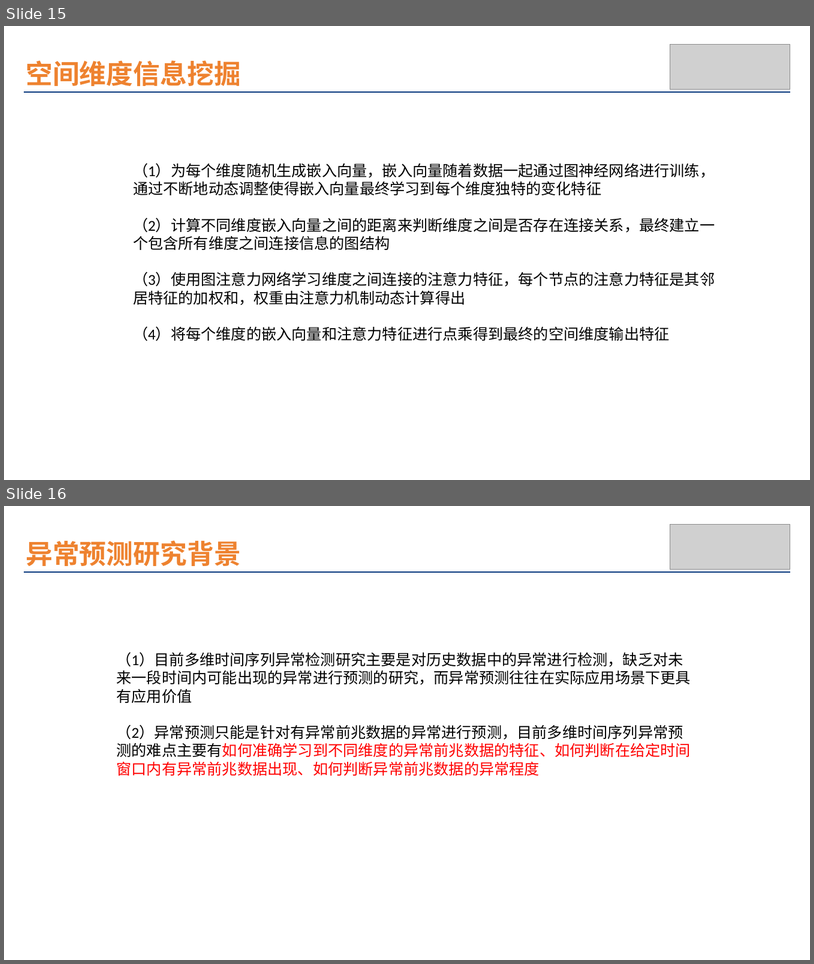
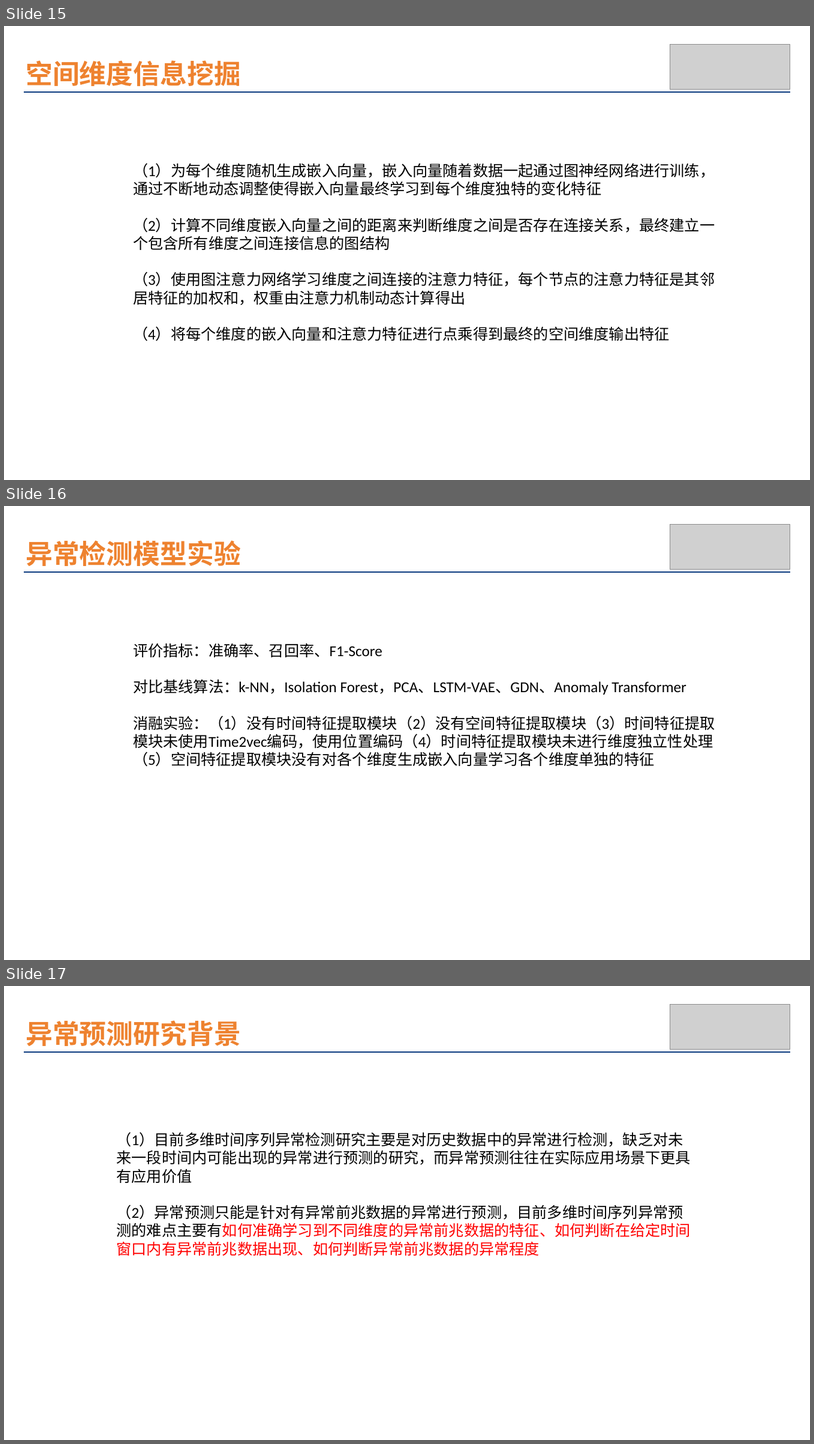
Before and after one commit to wuchenhu98/lunwen, a slide deck: 论文插图.pptx. Shown one above the other, each under a label of ours: slides 15 and 16 before the commit, slides 15, 16 and 17 after it. The pictures are 814x964 and 814x1444 pixels, drawn with LibreOffice and Linux fonts; fonts in the diff are those of the drawing; grey boxes stand for pictures. Boxes give left, top, right and bottom in pixels: in the first picture for what was removed or moved away, otherwise in the second. Text is boxed around its words. In the diff, an @@ line names an element or a change of style, - is before the commit and + after.

```diff
--- a/论文插图.pptx
+++ b/论文插图.pptx
@@ slide 16 added at (x1=4, y1=506, x2=810, y2=960), background #FFFFFF @@
@@ text added at (x1=26, y1=540, x2=241, y2=566), 32 pt, text #EE822F, bold @@
+异常检测模型实验
@@ picture added at (x1=671, y1=524, x2=791, y2=569) @@
@@ line added from (24, 572) to (791, 572), #09397E 1 pt @@
@@ text added at (x1=133, y1=643, x2=716, y2=766), 18 pt, text #000000 @@
+评价指标：准确率、召回率、F1-Score
+对比基线算法：k-NN，Isolation Forest，PCA、LSTM-VAE、GDN、Anomaly Transformer
+消融实验：（1）没有时间特征提取模块（2）没有空间特征提取模块（3）时间特征提取模块未使用Time2vec编码，使用位置编码（4）时间特征提取模块未进行维度独立性处理（5）空间特征提取模块没有对各个维度生成嵌入向量学习各个维度单独的特征
@@ what was slide 16 is now slide 17 @@
```
Also in this commit, not shown: 1 other slide added.
